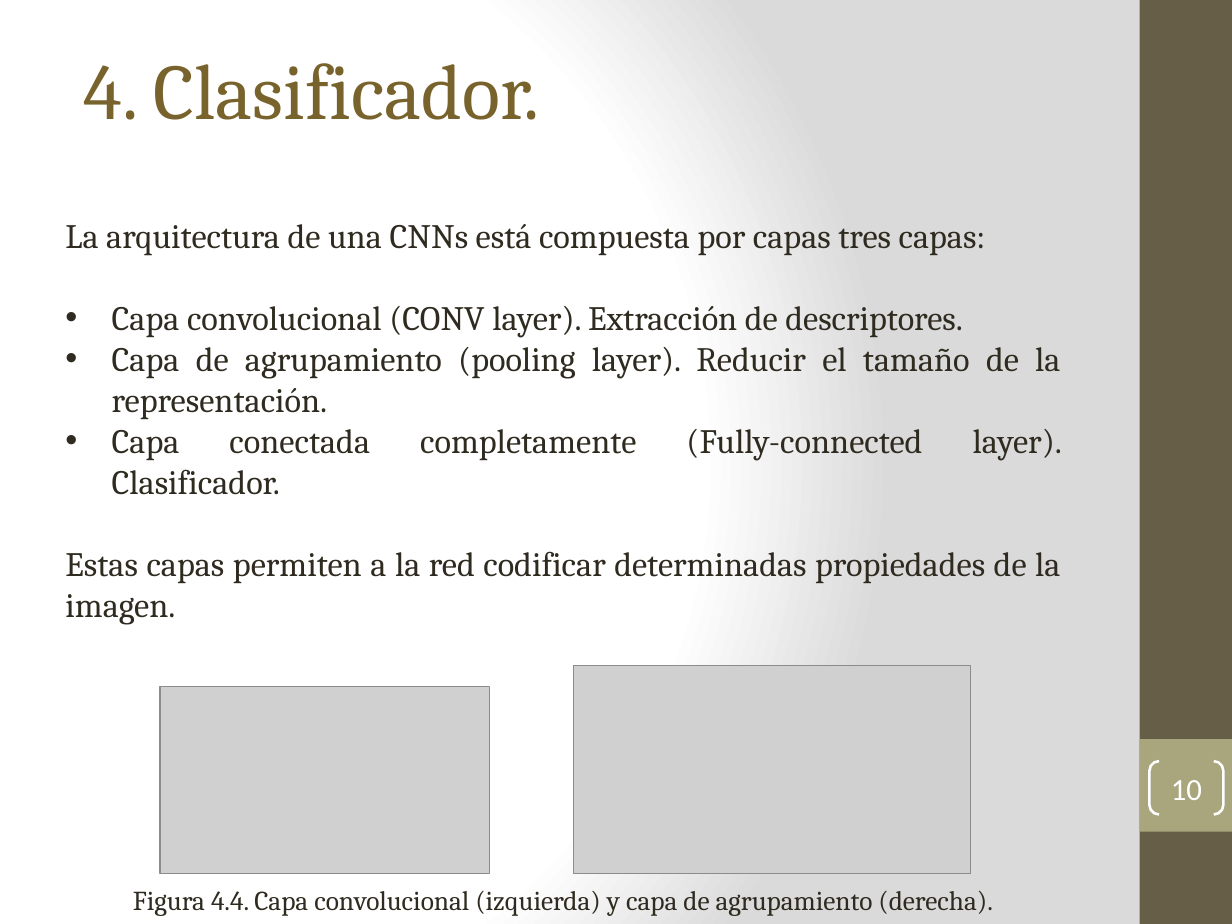
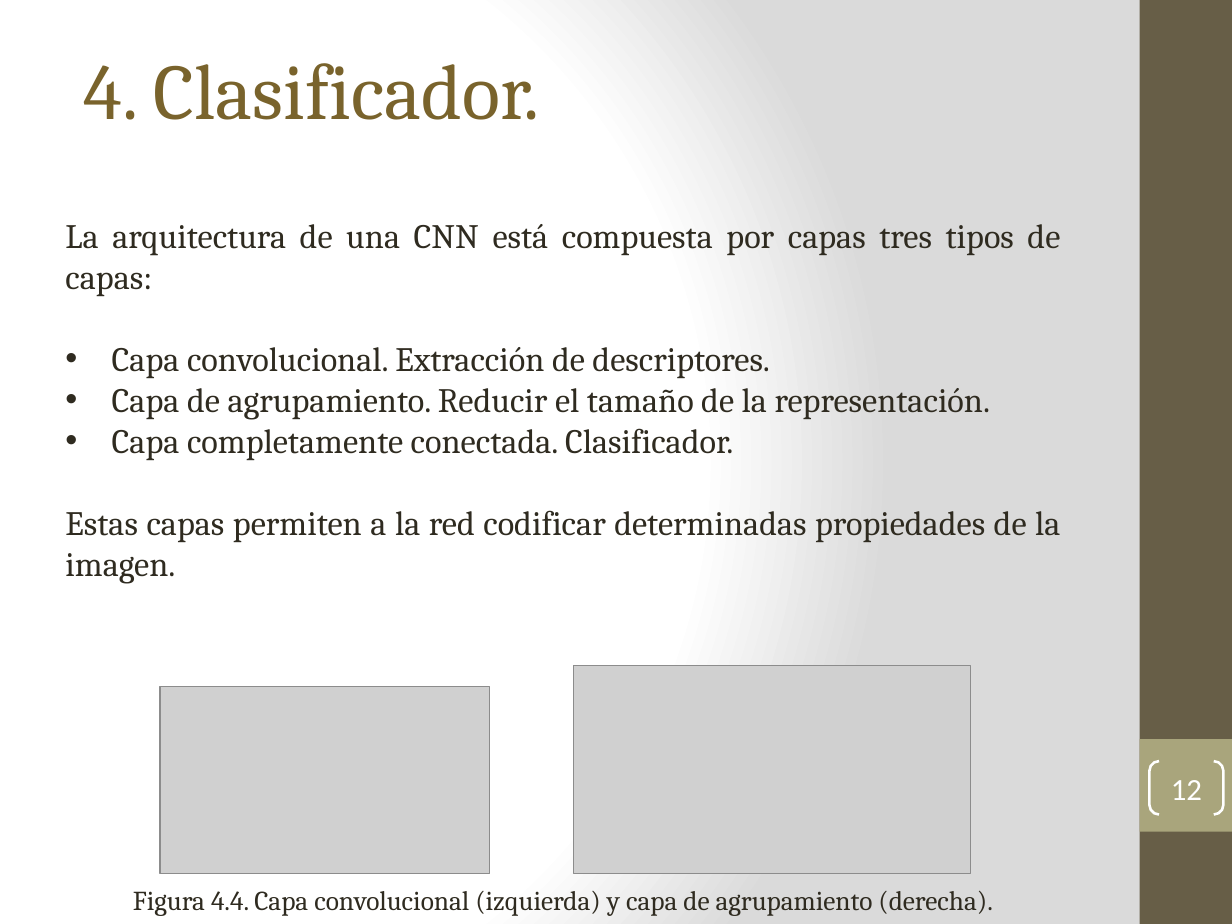
Before and after one commit to earredondo/PlantDiseaseDetection, a slide deck: slide 12 of technicalReport/tt2/presentacionTT2-v1.0.pptx (slide 10 before the commit). Drawn at 1232x924 pixels with LibreOffice and Linux fonts; fonts in the diff are those of the drawing; grey boxes stand for pictures. Boxes give left, top, right and bottom in pixels: in the first picture for what was removed or moved away, otherwise in the second. Text is boxed around its words. In the diff, an @@ line names an element or a change of style, - is before the commit and + after.

```diff
--- a/technicalReport/tt2/presentacionTT2-v1.0.pptx
+++ b/technicalReport/tt2/presentacionTT2-v1.0.pptx
@@ text at (65,224,1060,461): text changed @@
-La arquitectura de una CNNs está compuesta por capas tres capas:
-• Capa convolucional (CONV layer). Extracción de descriptores.
-• Capa de agrupamiento (pooling layer). Reducir el tamaño de la representación.
-• Capa conectada completamente (Fully-connected layer). Clasificador.
+La arquitectura de una CNN está compuesta por capas tres tipos de capas:
+• Capa convolucional. Extracción de descriptores.
+• Capa de agrupamiento. Reducir el tamaño de la representación.
+• Capa completamente conectada. Clasificador.
@@ page number at (1171,780,1202,800): text changed @@
-10
+12
```
Also in this commit, not shown: 15 other slides changed, 5 slides added, 1 slide removed, 1 other file.
